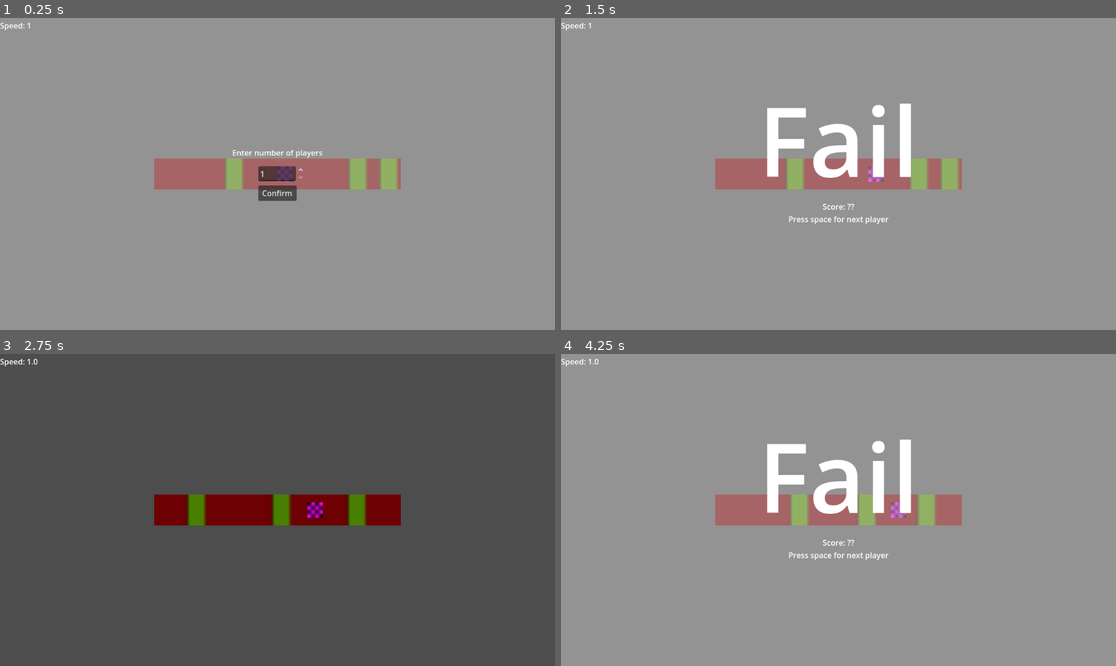
Above: before the commit, frames 1-4 (two rows, left to right).
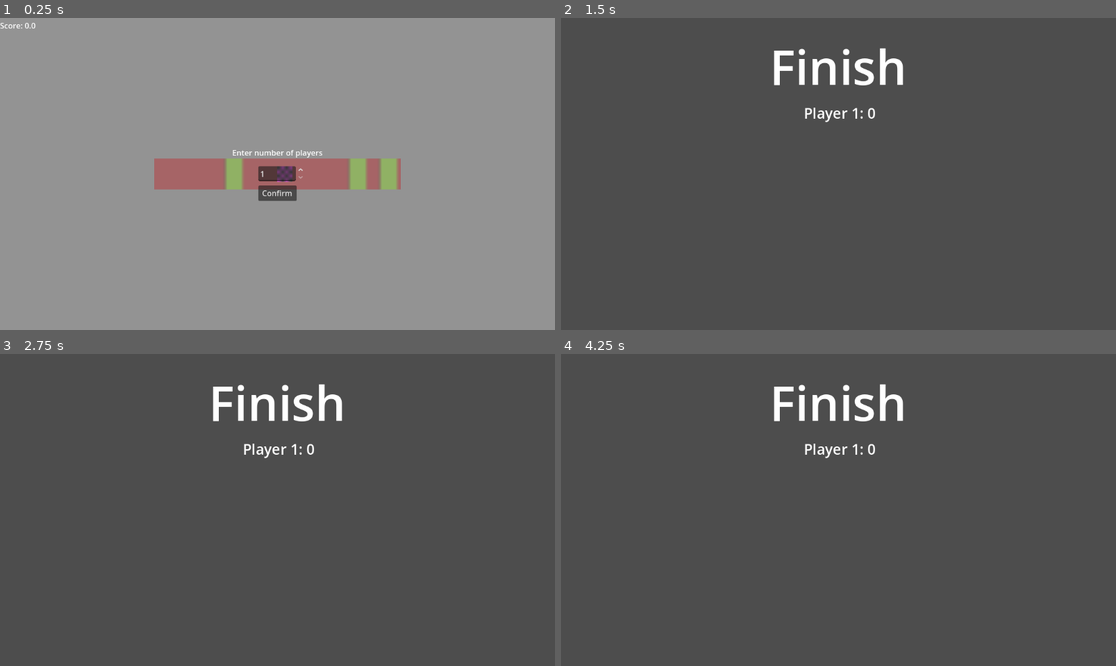
Above: after the commit, the same moments.

Repository: V3AI-Seven/English-Game
Game: Godot game, scene res://game.tscn
Same seed, same stepped clock (60 frames per second), same inputs: the game is played once before the commit and once after it.
Inputs:
- Up to frame 1 (0.25 s): no input
- Up to frame 2 (1.5 s): click "Confirm" at 0.5 s; hold Space from 1.28 s (still down)
- Up to frame 3 (2.75 s): release Space at 2.03 s; tap Space at 2.1, 2.27, 2.57 s
- Up to frame 4 (4.25 s): hold Space 2.78-3.53 s; tap Space at 3.6, 3.77, 4.07 s

The runs differ from the first frame. In frame 1, less than 0.1% of the frame differs, in the area x 0-7%, y 1-5%; in frame 2, 100%, in the area x 0-100%, y 0-100%; in frame 3, 5.8%; in frame 4, 100%.

Commit message:
Scoring and player tracking complete

Diff:
--- a/failScreen.gd
+++ b/failScreen.gd
@@ -1,4 +1,6 @@
 extends Control
+
+var player = 0
 
 func _ready() -> void:
 	visible = false
@@ -6,6 +8,7 @@
 
 func playerFail() -> void:
 	visible = true
+	$scoreCard.text = "Score: " +str(Score.scores[player]) + "\n" + "Press Space for next player"
 
 
 func playerReset() -> void:
--- a/finishScreen.gd
+++ b/finishScreen.gd
@@ -1,5 +1,10 @@
 extends Control
 
+var scoreText = []
+var player = 1
+
 func _ready() -> void:
-	for score in Score:
-		pass
+	for val in Score.scores:
+		scoreText.append("Player " + str(player) + ": " + str(val))
+		player += 1
+	$scoreCard.text = "\n".join(scoreText)
--- a/finishScreen.tscn
+++ b/finishScreen.tscn
@@ -26,11 +26,11 @@
 anchors_preset = -1
 anchor_right = 0.014
 anchor_bottom = 0.035
-offset_left = 520.0
+offset_left = 504.0
 offset_top = 176.0
-offset_right = 611.872
-offset_bottom = 212.32
-theme_override_font_sizes/font_size = 20
+offset_right = 636.872
+offset_bottom = 240.32
+theme_override_font_sizes/font_size = 30
 text = "Player 1: 0
 Player 2: 0"
 horizontal_alignment = 1
--- a/game.tscn
+++ b/game.tscn
@@ -70,7 +70,7 @@
 offset_top = -320.0
 offset_right = -160.0
 offset_bottom = -256.0
-text = "Speed: 1"
+text = "Score: 0.0"
 script = ExtResource("3_ryrav")
 
 [node name="failScreen" type="Control" parent="."]
@@ -158,6 +158,7 @@
 [connection signal="successPositionSig" from="pickPocketBar" to="selector" method="successPositionRecieved"]
 [connection signal="failSig" from="selector" to="failScreen" method="playerFail"]
 [connection signal="resetSig" from="selector" to="pickPocketBar" method="failReset"]
+[connection signal="resetSig" from="selector" to="selector" method="reset"]
 [connection signal="resetSig" from="selector" to="failScreen" method="playerReset"]
 [connection signal="speedChange" from="selector" to="speedTracker" method="speedChange"]
 [connection signal="successSig" from="selector" to="pickPocketBar" method="successReset"]
--- a/pickPocketSelector.gd
+++ b/pickPocketSelector.gd
@@ -15,10 +15,10 @@
 var running = true
 const graceRange = 30
 
+
 # Called when the node enters the scene tree for the first time.
 func _ready() -> void:
-	pass # Replace with function body.
-
+	Score.scores.append(0)
 
 # Called every frame. 'delta' is the elapsed time since the previous frame.
 func _process(_delta: float) -> void:
@@ -40,8 +40,10 @@
 				speed += 0.75
 				print("Player succedded at position " + str(position.x))
 				score += 1
+				Score.scores[currentPlayer-1] += 1
 
-				speedChange.emit(speed)
+
+				speedChange.emit(score)
 				move = false
 				successPos.clear()
 				await get_tree().create_timer(0.5).timeout
@@ -56,7 +58,7 @@
 					currentPlayer += 1
 					print("New player is: " +str(currentPlayer))
 				elif currentPlayer == players: #end game logic
-					pass
+					get_tree().change_scene_to_file("res://finishScreen.tscn")
 				failSig.emit()
 				successPos.clear()
 
@@ -80,3 +82,7 @@
 
 func recievePlayerCount(playerCount: int) -> void:
 	players = playerCount
+
+
+func reset() -> void:
+	Score.scores.append(0)
--- a/score.gd
+++ b/score.gd
@@ -1 +1,2 @@
 extends Node
+var scores = []
--- a/speedTracker.gd
+++ b/speedTracker.gd
@@ -1,4 +1,4 @@
 extends Label
 
 func speedChange(speed: float) -> void:
-	text = "Speed: " + str(speed)
+	text = "Score: " + str(speed)
